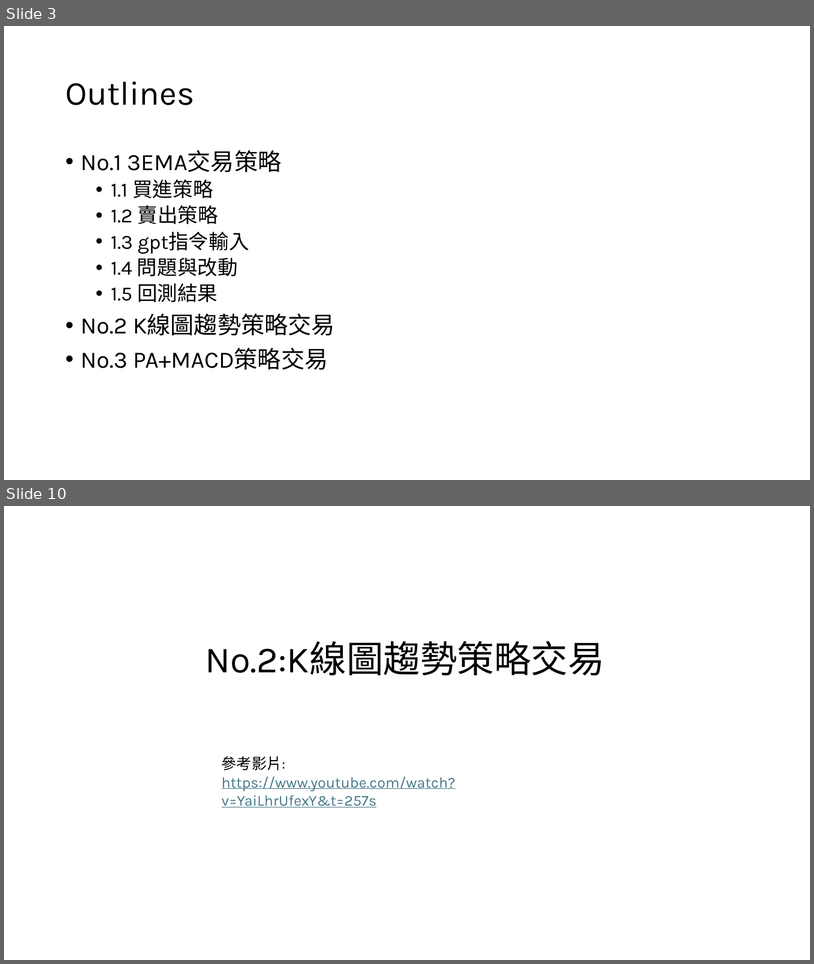
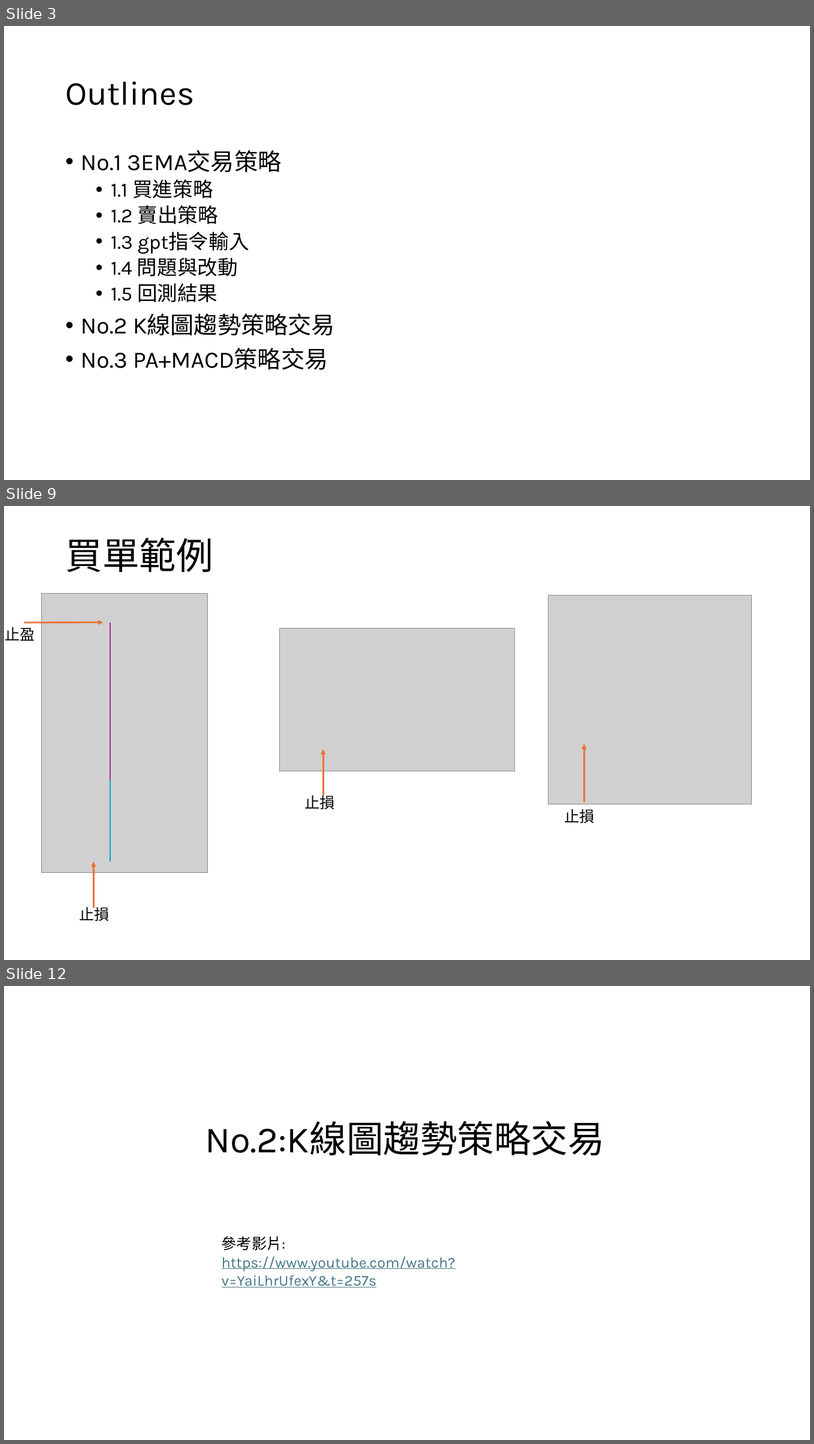
Before and after one commit to worldstar/MT5-MultiTimeFrame-MA-TDI-Dashboard, a slide deck: gpt程式交易測試紀錄/GPT程式交易測試紀錄.pptx. Shown one above the other, each under a label of ours: slides 3 and 10 before the commit, slides 3, 9 and 12 after it; the slides between them are not shown. The pictures are 814x964 and 814x1444 pixels, drawn with LibreOffice and Linux fonts; fonts in the diff are those of the drawing; grey boxes stand for pictures. Boxes give left, top, right and bottom in pixels: in the first picture for what was removed or moved away, otherwise in the second. Text is boxed around its words. In the diff, an @@ line names an element or a change of style, - is before the commit and + after.

```diff
--- a/gpt程式交易測試紀錄/GPT程式交易測試紀錄.pptx
+++ b/gpt程式交易測試紀錄/GPT程式交易測試紀錄.pptx
@@ slide 9 added at box(4, 506, 810, 960), background #FFFFFF @@
@@ title added at box(65, 538, 213, 572), 44 pt, text #000000 @@
+買單範例
@@ picture added at box(42, 593, 208, 872) @@
@@ picture added at box(548, 595, 752, 804) @@
@@ text added at box(5, 627, 35, 641), 18 pt, text #000000 @@
+止盈
@@ arrow added from (24, 622) to (103, 622), #E97132 2 pt @@
@@ line added from (110, 704) to (110, 622), #A02B93 1.5 pt @@
@@ picture added at box(280, 628, 515, 771) @@
@@ line added from (110, 780) to (110, 699), #A02B93 1.5 pt @@
@@ arrow added from (323, 795) to (323, 749), #E97132 2 pt @@
@@ arrow added from (585, 802) to (585, 744), #E97132 2 pt @@
@@ line added from (110, 862) to (110, 780), #0F9ED5 1.5 pt @@
@@ text added at box(305, 792, 335, 809), 18 pt, text #000000 @@
+止損
@@ text added at box(564, 808, 594, 823), 18 pt, text #000000 @@
+止損
@@ arrow added from (93, 907) to (93, 862), #E97132 2 pt @@
@@ text added at box(79, 904, 109, 921), 18 pt, text #000000 @@
+止損
@@ what was slide 10 is now slide 12 @@
```
Also in this commit, not shown: 7 slides changed, 4 other slides added, 1 slide removed.
